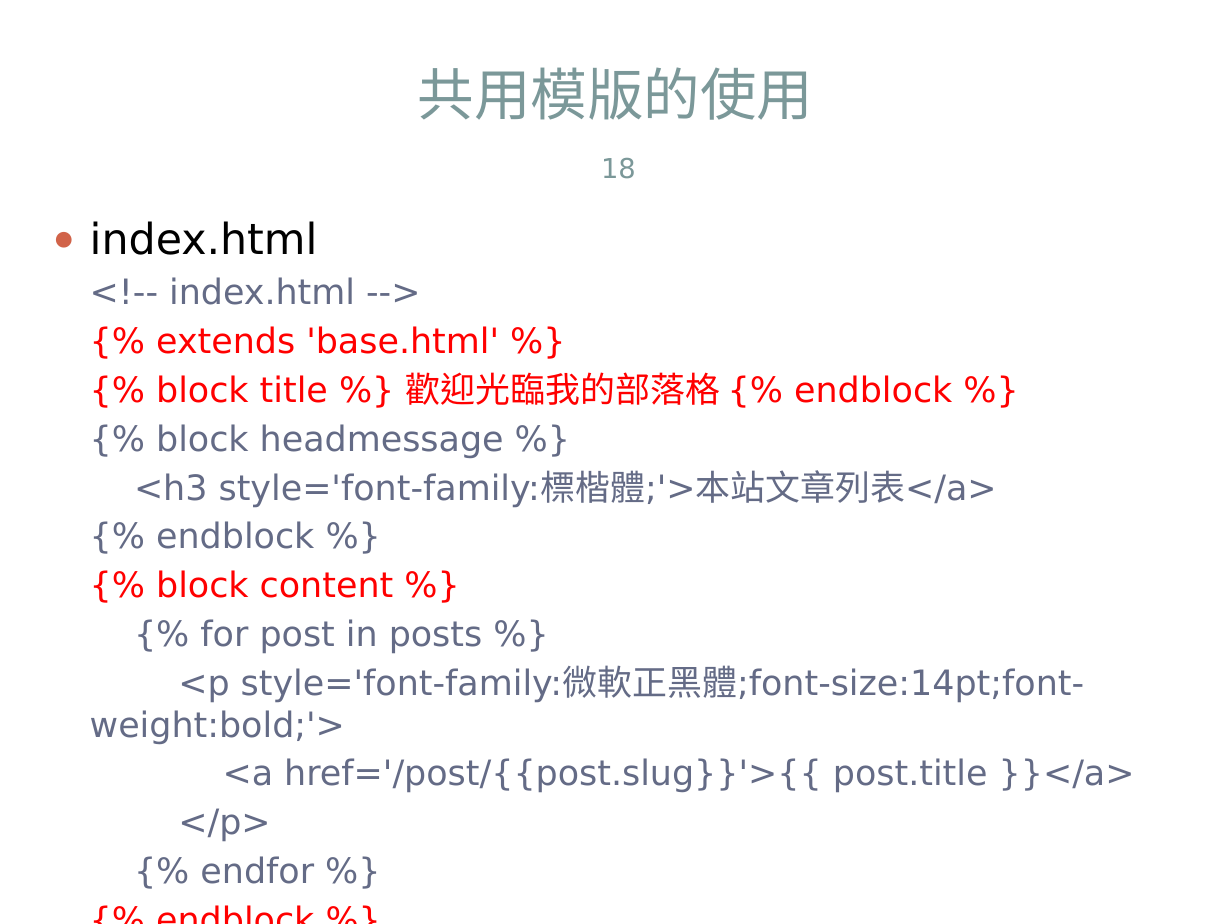
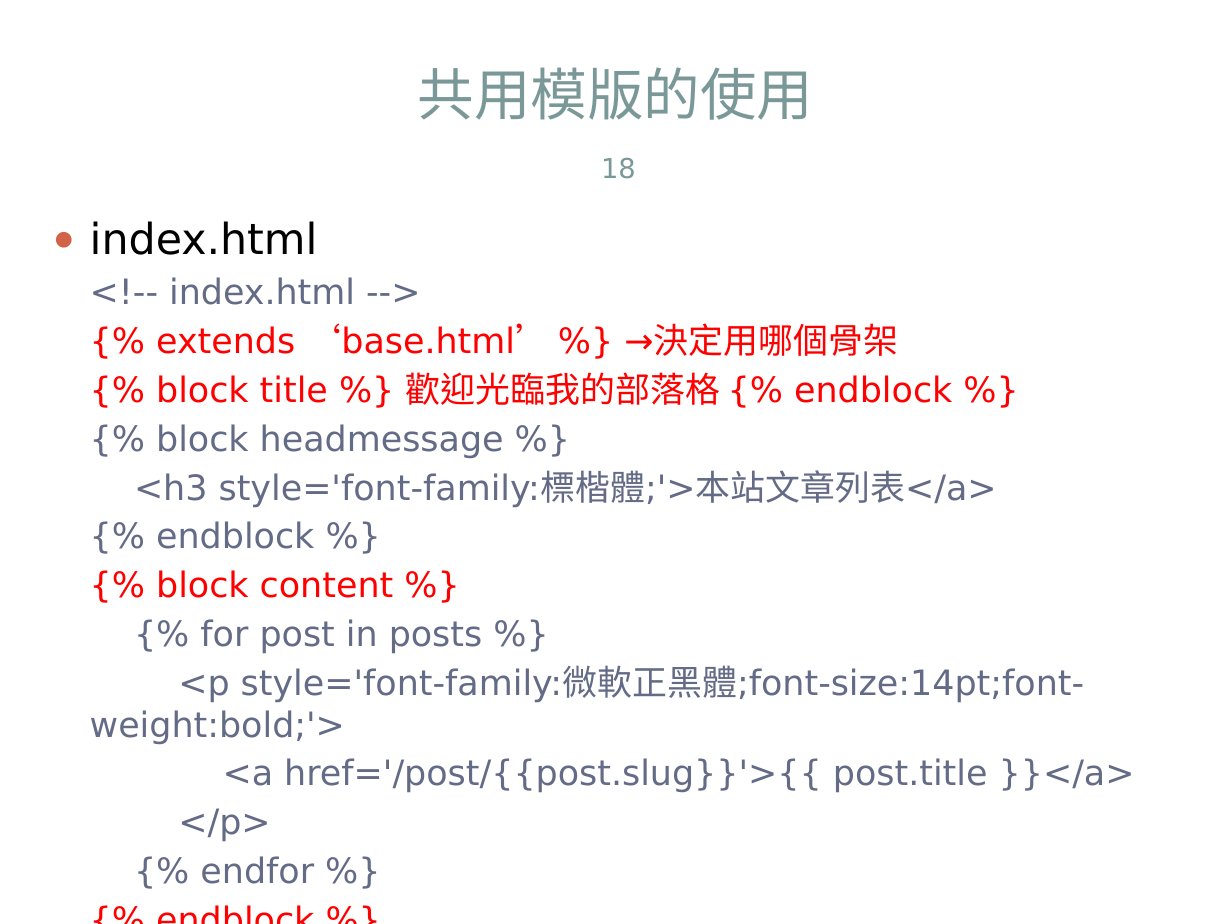
Before and after one commit to jacktea88/406django, a slide deck: slide 18 of ch06/Django4-ch06.pptx. Drawn at 1232x924 pixels with LibreOffice and Linux fonts; fonts in the diff are those of the drawing. Boxes give left, top, right and bottom in pixels: in the first picture for what was removed or moved away, otherwise in the second. Text is boxed around its words. In the diff, an @@ line names an element or a change of style, - is before the commit and + after.

```diff
--- a/ch06/Django4-ch06.pptx
+++ b/ch06/Django4-ch06.pptx
@@ text at [156, 323, 898, 356]: text changed @@
-  {% extends 'base.html' %}
+  {% extends ‘base.html’ %} →決定用哪個骨架
```
Also in this commit, not shown: 4 other slides changed, 7 other files.
